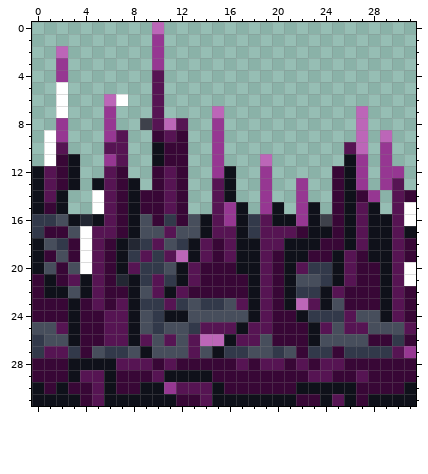
Two states of a pixel-art sprite, Codes/In Depths of Elora.gmx/sprites/images/spr_spikes_0.png. Above, as it was before the edit.
The file is 32x32 pixels.
The result:
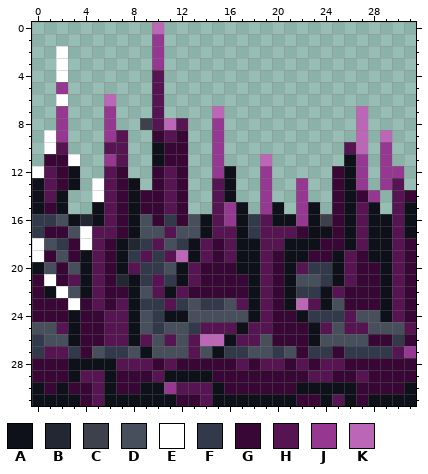
Palette (. is transparent): A #0f111a  B #232733  C #3e414b  D #474e5c  E #ffffff  F #32394a  G #380736  H #561453  J #963792  K #bc66b8
The exact change:
The author changed colour E to colour A in row 15 at x 5 and 31; in row 16 at x 31; in rows 19 to 20 at x 4.
The author changed colour A to colour E in row 11 at x 3; in row 12 at x 0; in row 13 at x 5; in rows 18 to 19 at x 0; in row 21 at x 1; in row 22 at x 2.
The author changed colour A to colour E in row 23 at x 3.
The author changed colour J to colour E in rows 3 to 4 at x 2.
The author changed colour K to colour E in row 2 at x 2.
The author changed colour E to colour G in row 11 at x 1; in rows 20 to 21 at x 31.
The author changed colour E to colour J in row 5 at x 2; in row 7 at x 2.
Colour E is removed in row 6 at x 7.
Boxes around the changes in both pictures, in picture pixels (x1, y1, x2, y2):
changed: (32, 46, 128, 310)
changed: (404, 202, 416, 286)
